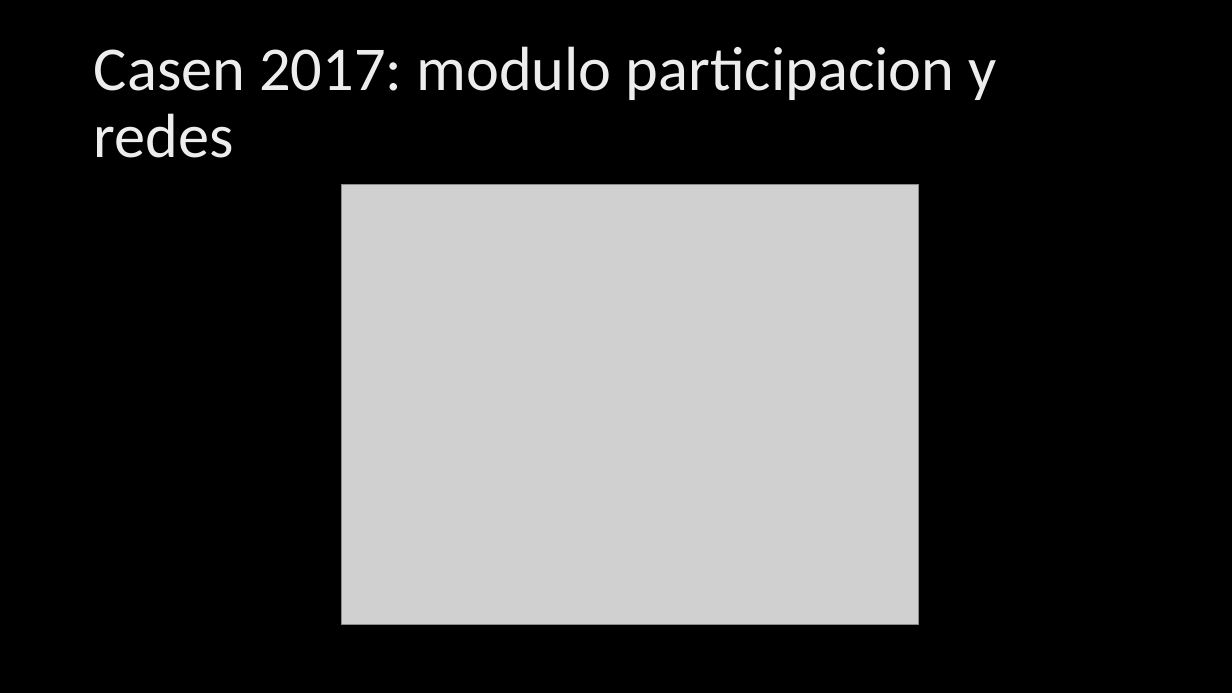
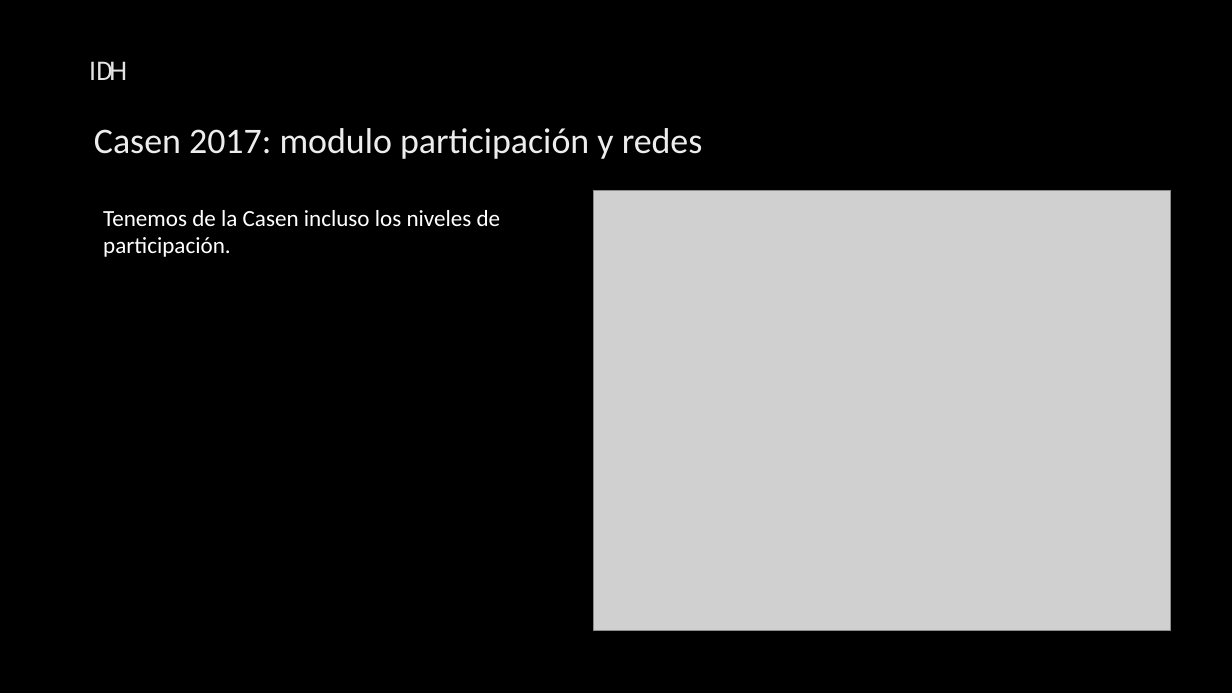
Before and after one commit to Sud-Austral/ds_indices, a slide deck: slide 16 of indices.pptx. Drawn at 1232x693 pixels with LibreOffice and Linux fonts; fonts in the diff are those of the drawing; grey boxes stand for pictures; background and template pictures are left out. Boxes give left, top, right and bottom in pixels: in the first picture for what was removed or moved away, otherwise in the second. Text is boxed around its words. In the diff, an @@ line names an element or a change of style, - is before the commit and + after.

```diff
--- a/indices.pptx
+++ b/indices.pptx
@@ text added at [89,61,127,80], 20 pt, text gradient #969696 to #E3E3E3 to #FFFFFF @@
+IDH
@@ title at [94,128,703,159]: text changed; size 48.6 to 28 pt @@
-Casen 2017: modulo participacion y redes
+Casen 2017: modulo participación y redes
@@ picture: place and size @@
-picture at [342,185,920,625]
+picture at [593,190,1171,630]
@@ text added at [103,210,501,257], 18 pt, text #FFFFFF @@
+Tenemos de la Casen incluso los niveles de participación.
```
Also in this commit, not shown: 33 other slides changed, 1 slide added, 1 slide removed.
